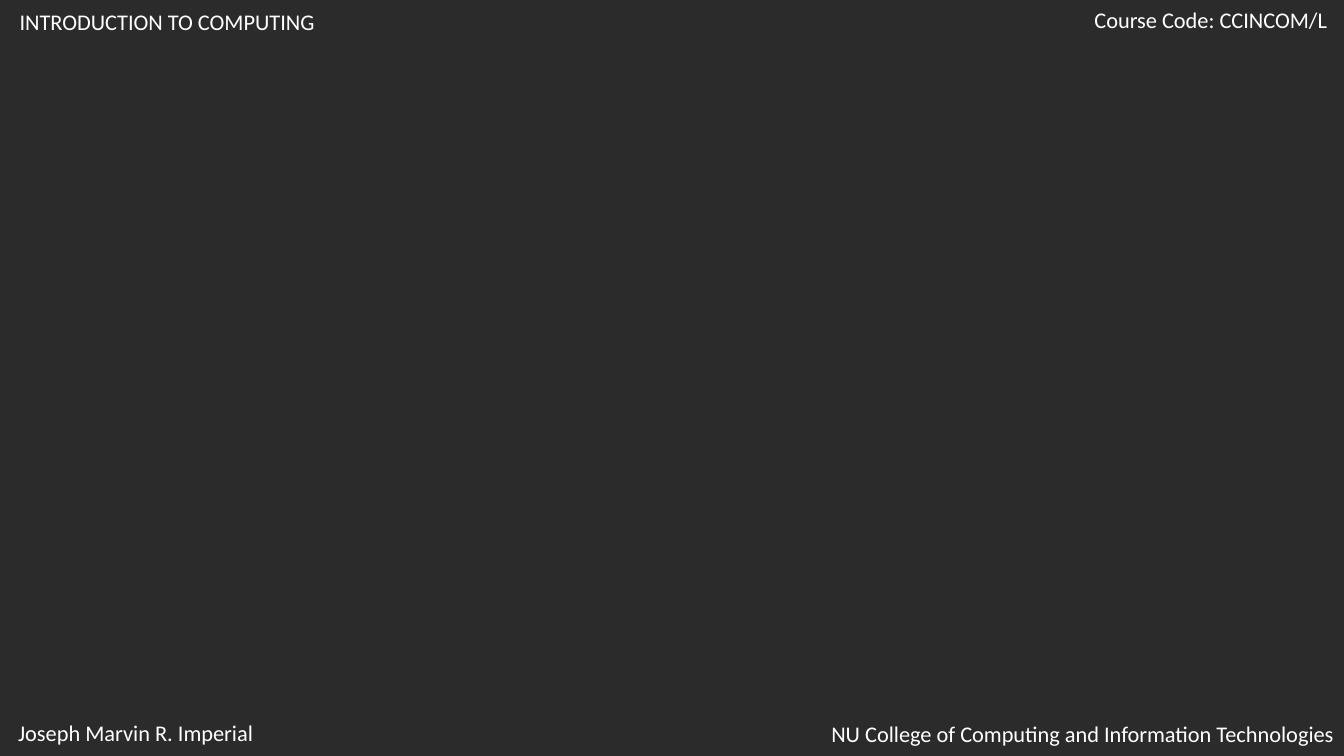
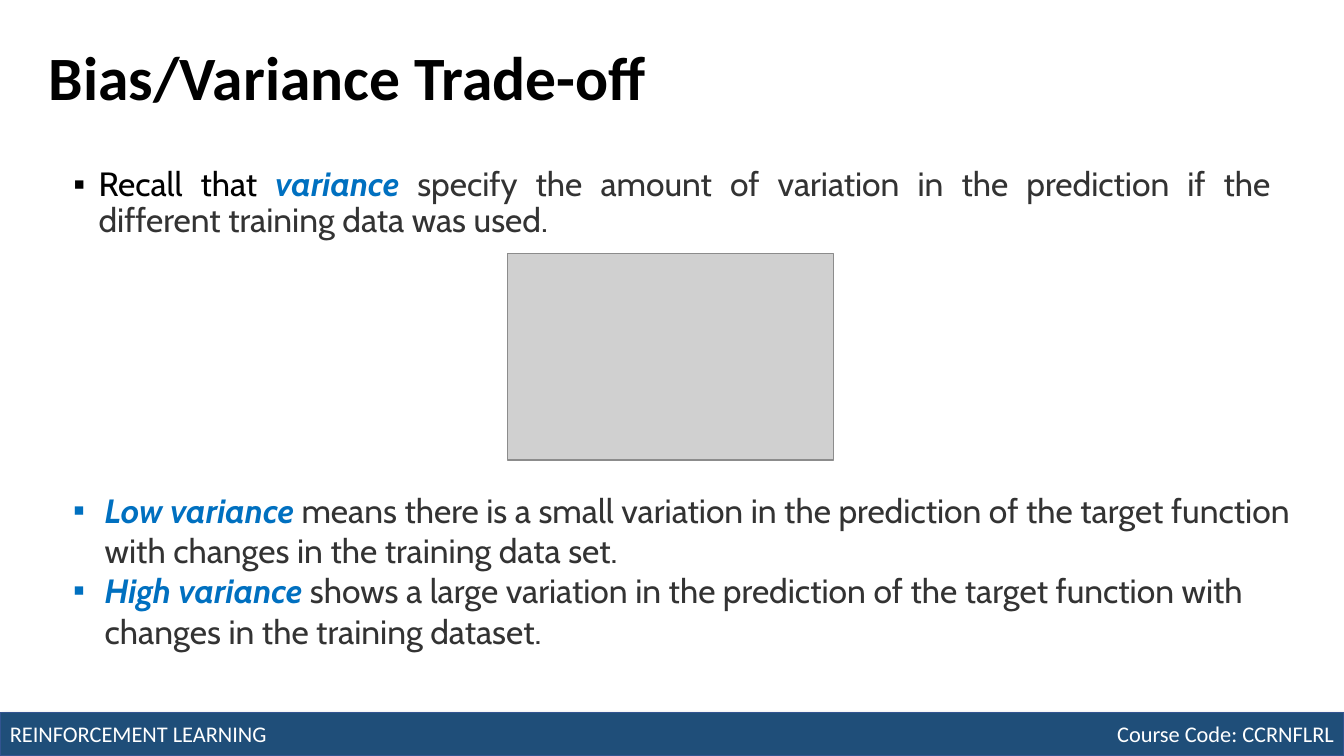
Before and after one commit to robitussin/CCRNFLRL, a slide deck: slide 11 of week_9-10/Module 7 - Temporal Difference Learning.pptx (slide 8 before the commit). Drawn at 1344x756 pixels with LibreOffice and Linux fonts; fonts in the diff are those of the drawing; grey boxes stand for pictures; background and template pictures are left out; a plain dark background stands for a picture behind light text. Boxes give left, top, right and bottom in pixels: in the first picture for what was removed or moved away, otherwise in the second. Text is boxed around its words. In the diff, an @@ line names an element or a change of style, - is before the commit and + after.

```diff
--- a/week_9-10/Module 7 - Temporal Difference Learning.pptx
+++ b/week_9-10/Module 7 - Temporal Difference Learning.pptx
@@ background picture (left out) to #FFFFFF @@
@@ text removed at [20, 15, 314, 30] @@
-INTRODUCTION TO COMPUTING
@@ text removed at [1094, 12, 1327, 29] @@
-Course Code: CCINCOM/L
@@ title added at [49, 56, 645, 103], 44 pt, text #000000, bold @@
+Bias/Variance Trade-off
@@ text added at [99, 170, 1271, 240], 24 pt, text #333333 @@
+▪ Recall that variance specify the amount of variation in the prediction if the different training data was used.
@@ picture added at [508, 253, 834, 460] @@
@@ text added at [105, 497, 1289, 652], 24 pt, text #333333 @@
+▪ Low variance means there is a small variation in the prediction of the target function with changes in the training data set.
+▪ High variance shows a large variation in the prediction of the target function with changes in the training dataset.
@@ rectangle added at [0, 713, 1344, 756], fill #1F4E79, outline #325491 1 pt @@
@@ text added at [10, 727, 168, 742], 16 pt, text #FFFFFF @@
+REINFORCEMENT LEARNING
@@ text added at [1117, 726, 1333, 742], 16 pt, text #FFFFFF @@
+Course Code: CCRNFLRL
```
Also in this commit, not shown: 11 other slides changed, 3 slides removed.
